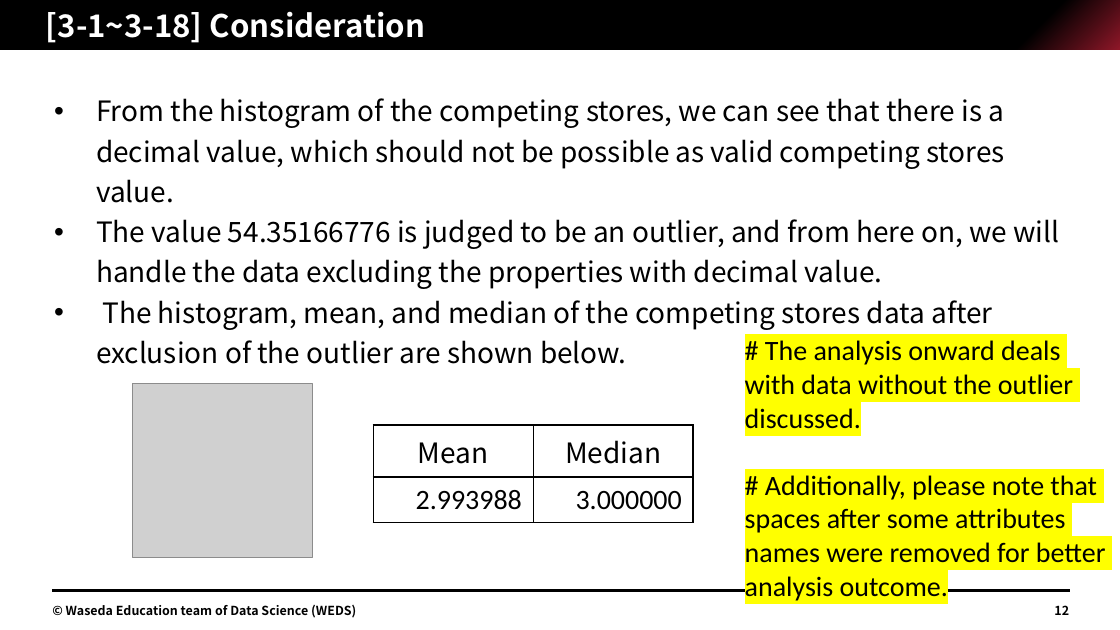
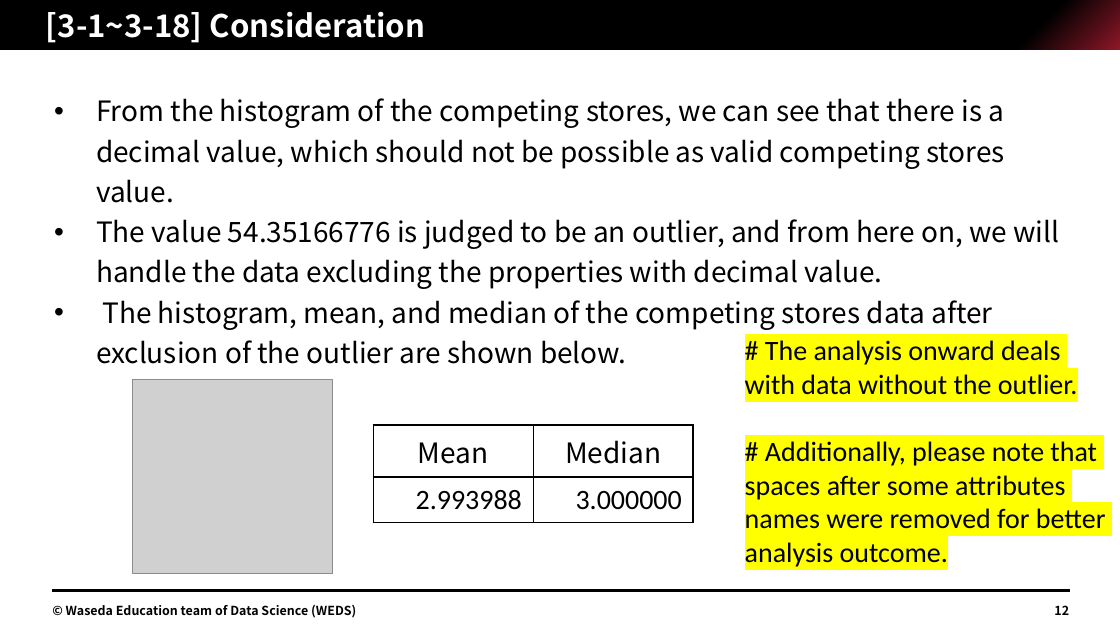
Before and after one commit to Jimin-Park0901/Data-Science, a slide deck: slide 12 of Store_Sale/assignment/1W22CF16.pptx. Drawn at 1120x630 pixels with LibreOffice and Linux fonts; fonts in the diff are those of the drawing; grey boxes stand for pictures. Boxes give left, top, right and bottom in pixels: in the first picture for what was removed or moved away, otherwise in the second. Text is boxed around its words. In the diff, an @@ line names an element or a change of style, - is before the commit and + after.

```diff
--- a/Store_Sale/assignment/1W22CF16.pptx
+++ b/Store_Sale/assignment/1W22CF16.pptx
@@ picture: place and size @@
-picture at box(132, 383, 311, 558)
+picture at box(132, 380, 333, 573)
@@ text at box(745, 374, 1078, 395): text changed @@
-with data without the outlier
-discussed.
+with data without the outlier.
```
Also in this commit, not shown: 10 other slides changed, 5 other files.
